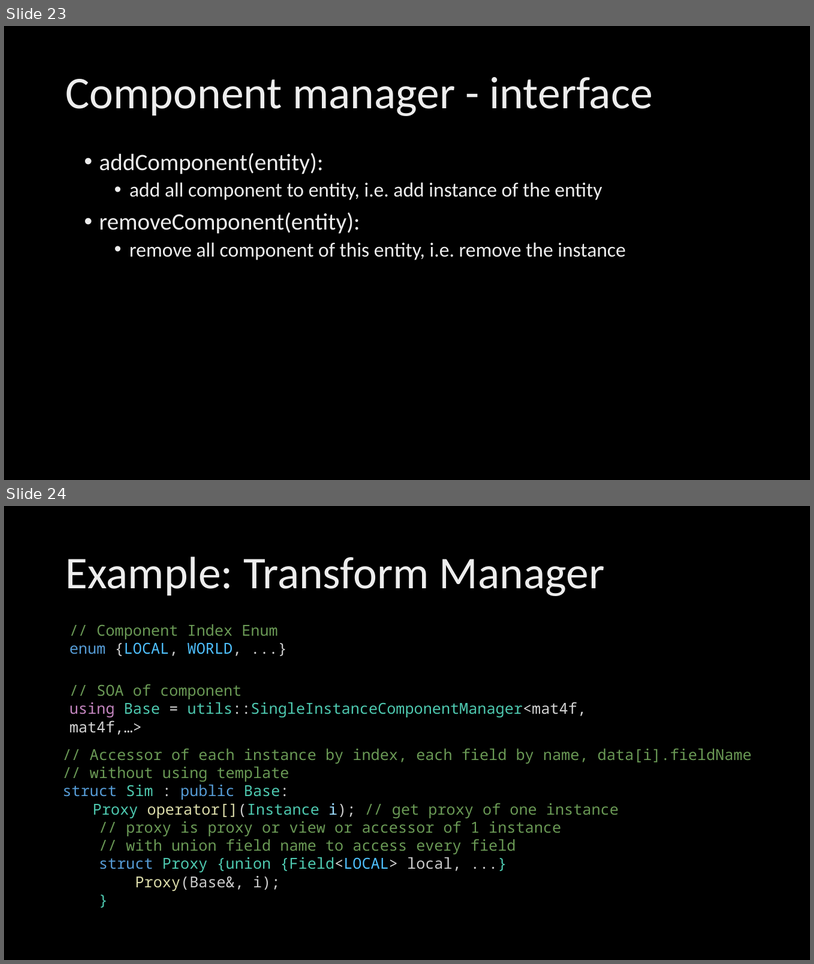
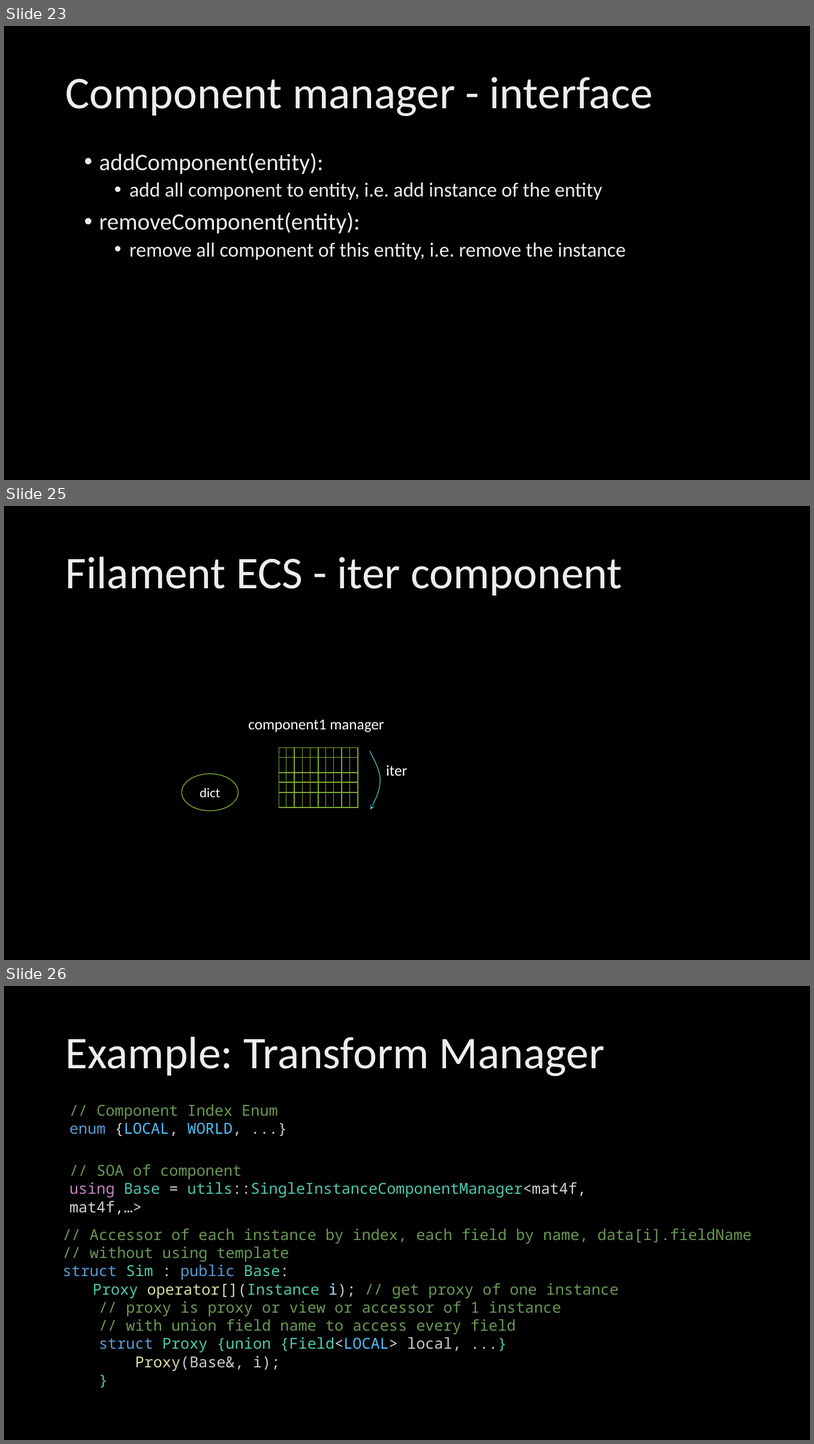
Before and after one commit to AndrewChan2022/ppt, a slide deck: filament/filament 4 ECS scene and view.pptx. Shown one above the other, each under a label of ours: slides 23 and 24 before the commit, slides 23, 25 and 26 after it; the slides between them are not shown. The pictures are 814x964 and 814x1444 pixels, drawn with LibreOffice and Linux fonts; fonts in the diff are those of the drawing; background and template pictures are left out. Boxes give left, top, right and bottom in pixels: in the first picture for what was removed or moved away, otherwise in the second. Text is boxed around its words. In the diff, an @@ line names an element or a change of style, - is before the commit and + after.

```diff
--- a/filament/filament 4 ECS scene and view.pptx
+++ b/filament/filament 4 ECS scene and view.pptx
@@ slide 25 added at <box>4,506,810,960</box>, background picture (left out) @@
@@ title added at <box>65,556,623,596</box>, 54 pt, text gradient #BFBFBF to #EDEDED to #FFFFFF @@
+Filament ECS - iter component
@@ text added at <box>248,719,384,732</box>, 18 pt, text #FFFFFF @@
+component1 manager
@@ freeform shape added at <box>370,751,380,810</box>, outline #41AEBD 1 pt @@
@@ ellipse added at <box>182,774,238,810</box>, outline #7DA62C 1 pt, 16 pt, text #FFFFFF @@
+dict
@@ text added at <box>386,765,407,775</box>, 18 pt, text #FFFFFF @@
+iter
@@ group added at <box>279,747,358,807</box>: 50 rectangles @@
@@ what was slide 24 is now slide 26 @@
```
Also in this commit, not shown: 1 other slide added.
